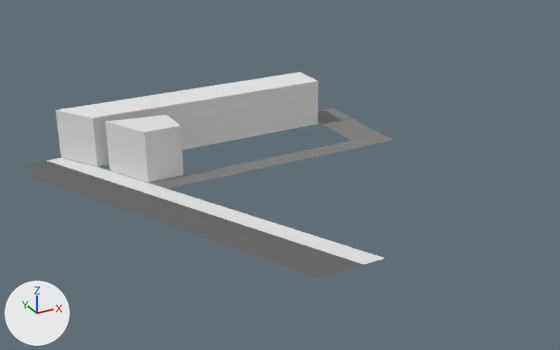
The Blender file assets/models/chunks/legion.blend: old version first, new version second.
Rendered twice from a 50 mm camera at (-31.9, -146.9, 59.1) aimed at (29.9, -34.4, 2.9). Arrows for +X, +Y and +Z are at lower left; the lights stay in place. The first picture is the older version.

Objects in the first picture: 'Avenue', 'Picasso', 'Pollo', 'Sidewalk', 'Square'.
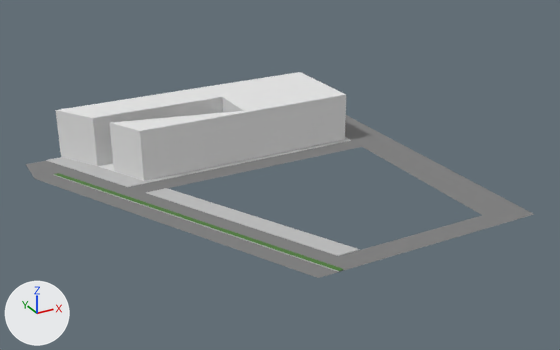
Location of each change, (x1, y1, x2, y2) in pixels of the pictures (560 x 350 px):
'Pollo', reshaped (10% wider)
    before: (55, 72, 319, 166)
    after: (55, 72, 346, 166)
'Picasso', reshaped (67% wider, 83% taller)
    before: (150, 108, 393, 189)
    after: (128, 115, 534, 264)
'Square', reshaped (90% wider, 25% taller)
    before: (105, 115, 183, 182)
    after: (98, 97, 247, 181)
'Avenue', recoloured (dark grey to grey)
    both: (26, 161, 364, 278)
'Sidewalk', reshaped
    before: (46, 158, 385, 264)
    after: (46, 137, 360, 256)
'Island', added
    after: (53, 173, 344, 272)
    faces in mat_grass (green #4f7f3a): (54, 173, 343, 271)
    faces in mat_material_003 (light grey #bfbfbf): (53, 174, 344, 272)
part 1 of me_plane_001, built on
    before: (150, 141, 362, 189)
    after: (128, 140, 534, 264)
part 2 of me_cube, built on
    before: (97, 79, 319, 166)
    after: (97, 79, 346, 166)

The change, as a diff of the scene's bpy script:
```diff
--- a/assets/models/chunks/legion.blend.py
+++ b/assets/models/chunks/legion.blend.py
@@ mat_avenue @@
 mat_avenue = principled_material('Avenue')
-mat_avenue.base_color = (0.133, 0.133, 0.133)  # dark grey #666666
+mat_avenue.base_color = (0.216, 0.216, 0.216)  # grey #808080
 mat_avenue.roughness = 1.0
@@ me_plane_001 @@
 # verts and faces of me_plane_001; kept vertices keep their numbers, new ones are numbered from 8
-me_plane_001.from_pydata(...)  # 8 vertices, 3 faces; spans x -49.0..4.0, y -24.0..0.0, z 0.0
+me_plane_001.from_pydata(...)  # 14 vertices, 6 faces; spans x -53.0..4.0, y -64.0..0.0, z 0.0
+# me_plane_001 part 1
+verts[6] = (-53.0, -20.0, 0.0)  # moved, pixel (127, 187)
+verts[7] = (-51.0, -24.0, 0.0)  # moved, pixel (145, 193)
+verts[8] = (-4.0, -60.0, 0.0)  # pixel (482, 215)
+verts[9] = (4.0, -60.0, 0.0)  # pixel (517, 205)
+verts[10] = (-4.0, -64.0, 0.0)  # pixel (499, 224)
+verts[11] = (4.0, -64.0, 0.0)  # pixel (534, 214)
+verts[12] = (-33.0, -60.0, 0.0)  # pixel (338, 256)
+verts[13] = (-31.0, -64.0, 0.0)  # pixel (363, 264)
+faces += [(4, 8, 9, 5), (8, 10, 11, 9), (8, 12, 13, 10)]
 me_plane_001.materials.append(mat_material)
@@ me_cube @@
 # verts and faces of me_cube; kept vertices keep their numbers, new ones are numbered from 8
-me_cube.from_pydata(...)  # 8 vertices, 4 faces; spans x -5.0..50.0, y -7.0..1.0, z -1.0..8.9
+me_cube.from_pydata(...)  # 15 vertices, 8 faces; spans x -5.0..50.0, y -18.0..1.0, z -1.0..8.9
+# me_cube part 2
+delete_faces([(1, 5, 7, 3), (0, 4, 5, 1)])
+verts[8] = (27.0, -7.0, -1.0)
+verts[9] = (50.0, -18.0, -1.0)  # pixel (344, 139)
+verts[10] = (27.0, -18.0, -1.0)  # pixel (247, 159)
+for new, old in zip([11, 12, 13], [8, 9, 10]): verts[new] = verts[old] + (0.0, 0.0, 9.9)
+verts[14] = (27.0, 1.0, 8.9)  # pixel (206, 86)
+faces += [(1, 11, 14, 3), (5, 11, 13, 12), (0, 8, 11, 1), (5, 7, 14, 11), (9, 12, 13, 10), (4, 5, 12, 9)]
 me_cube.materials.append(mat_material_001)
@@ me_plane_002 @@
-me_plane_002.from_pydata(...)  # 6 vertices, 2 faces; spans x -2.0..34.0, y -64.0..0.0, z 0.0
+me_plane_002.from_pydata(...)  # 32 vertices, 17 faces; spans x -2.0..57.0, y -60.0..0.0, z 0.0..0.1
+# me_plane_002 part 3: 4 vertices removed from x 1.0..34.0, y -64.0..0.0, z 0.0; 30 vertices added at x -2.0..57.0, y -60.0..0.0, z 0.0..0.1
+me_plane_002.materials.append(mat_sidewalk)  # light grey #bfbfbf
@@ me_cube_001 @@
 # verts and faces of me_cube_001; kept vertices keep their numbers, new ones are numbered from 8
-me_cube_001.from_pydata(...)  # 8 vertices, 6 faces; spans x -2.5..9.0, y -8.0..1.0, z 0.1..10.0
+me_cube_001.from_pydata(...)  # 12 vertices, 6 faces; spans x -4.0..23.0, y -7.0..4.0, z 0.1..10.0
+# me_cube_001 part 4
+delete_vertices([*range(0, 8)])  # with the faces that use them
+verts[8] = (1.5, -7.0, 0.1)  # pixel (143, 180)
+verts[9] = (-2.0, 0.0, 0.1)  # pixel (113, 171)
+verts[10] = (23.0, -7.0, 0.1)  # pixel (247, 159)
+verts[11] = (23.0, -6.0, 0.1)
+verts[12] = (23.0, 4.0, 0.1)
+for new, old in zip([*range(13, 18)], [*range(8, 13)]): verts[new] = verts[old] + (0.0, 0.0, 9.9)
+verts[18] = (23.0, 4.0, 0.1)
+verts[19] = (-4.0, 4.0, 0.1)  # pixel (97, 166)
+faces += [(8, 13, 14, 9), (9, 14, 16, 11), (11, 16, 17, 12), (8, 10, 15, 13), (13, 15, 16, 14), (9, 11, 18, 19)]
+me_cube_001.materials.append(mat_material_002)  # white #e7e7e7
@@ me_plane_003 @@
+me_plane_003.from_pydata([(27.5, -56.0, 0.0), (28.5, -56.0, 0.0), (-0.5, 0.0, 0.0), (0.5, 0.0, 0.0), (-0.5, 0.0, 0.2), (27.5, -56.0, 0.2), (28.5, -56.0, 0.2), (0.5, 0.0, 0.2)], [], [(5, 6, 7, 4), (2, 0, 5, 4), (3, 2, 4, 7), (1, 3, 7, 6)])
+for i in [1, 2, 3]: me_plane_003.polygons[i].material_index = 1
+me_plane_003.materials.append(mat_grass)  # green #4f7f3a
+me_plane_003.materials.append(mat_material_003)  # light grey #bfbfbf
@@ ob_island @@
+ob_island = bpy.data.objects.new('Island', me_plane_003)
+ob_island.location = (-4.0, -8.0, 0.0)
```
